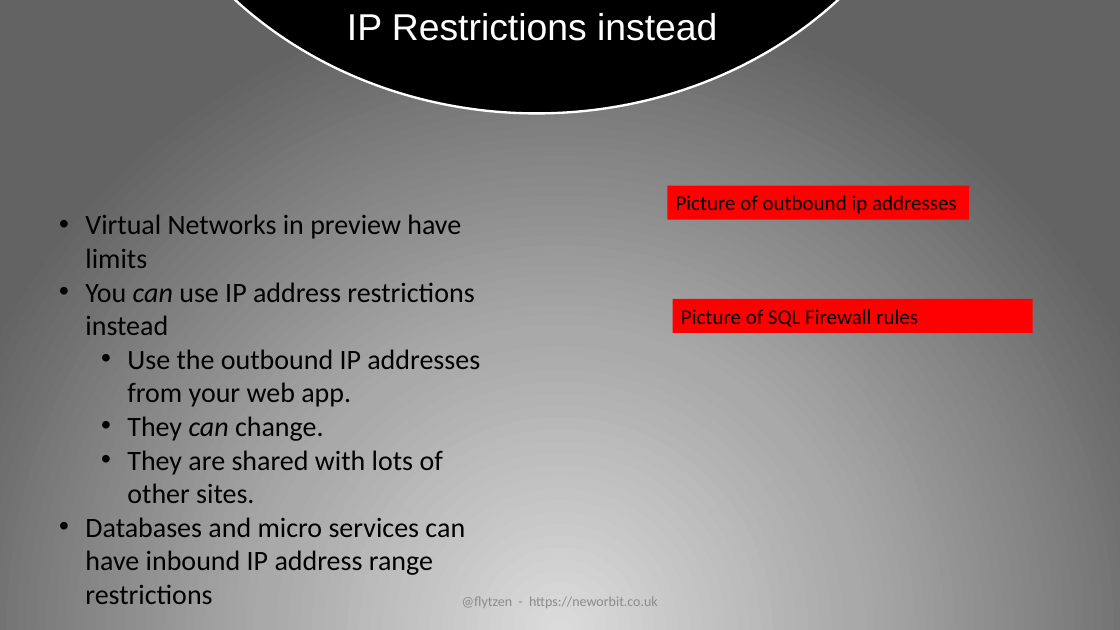
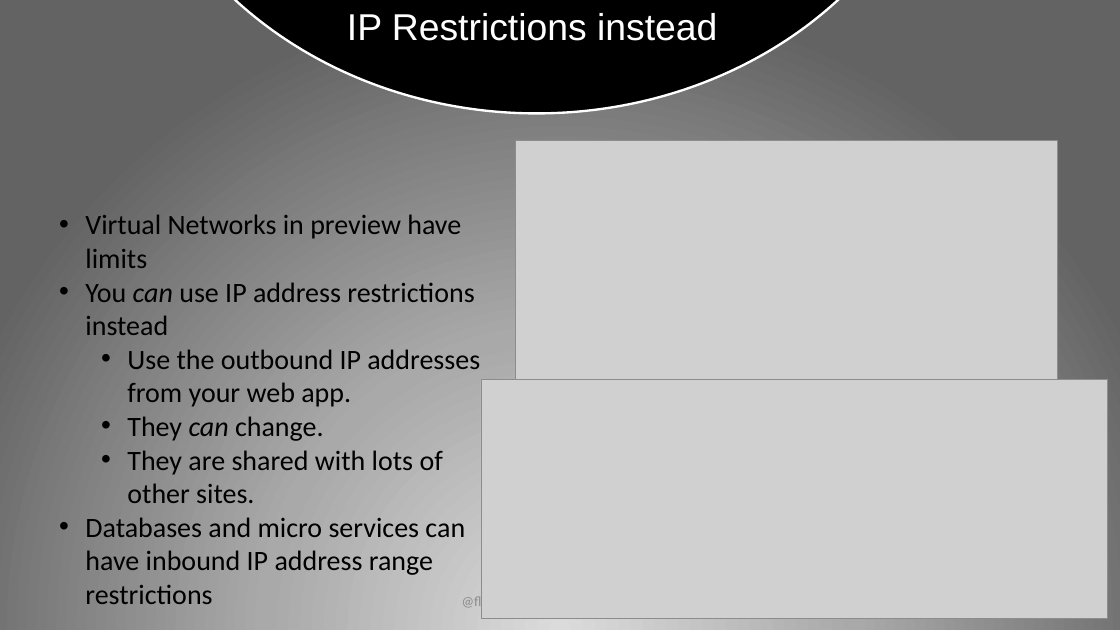
Before and after one commit to flytzen/SecurityTalk, a slide deck: slide 30 of Secure Your Web App Presentation.pptx. Drawn at 1120x630 pixels with LibreOffice and Linux fonts; fonts in the diff are those of the drawing; grey boxes stand for pictures; background and template pictures are left out. Boxes give left, top, right and bottom in pixels: in the first picture for what was removed or moved away, otherwise in the second. Text is boxed around its words. In the diff, an @@ line names an element or a change of style, - is before the commit and + after.

Commit message:
Updated presentation

```diff
--- a/Secure Your Web App Presentation.pptx
+++ b/Secure Your Web App Presentation.pptx
@@ picture added at (x1=516, y1=140, x2=1058, y2=586) @@
@@ rectangle removed at (x1=667, y1=186, x2=969, y2=219) @@
-Picture of outbound ip addresses
@@ rectangle removed at (x1=673, y1=299, x2=1033, y2=333) @@
-Picture of SQL Firewall rules
@@ picture added at (x1=481, y1=380, x2=1108, y2=619) @@
```
Also in this commit, not shown: 2 other slides changed.
